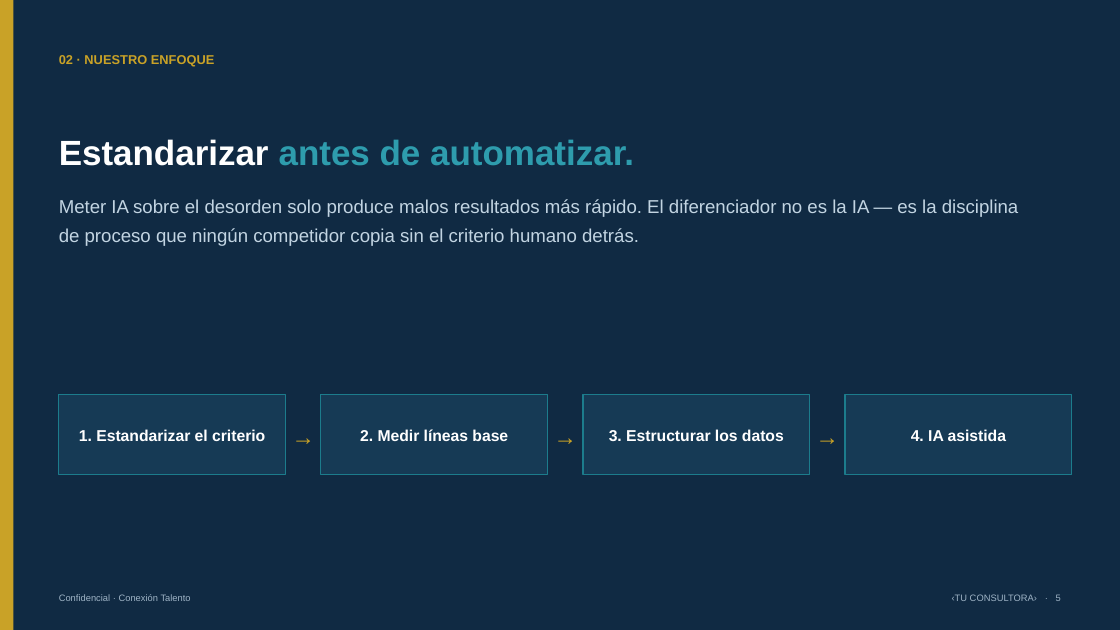
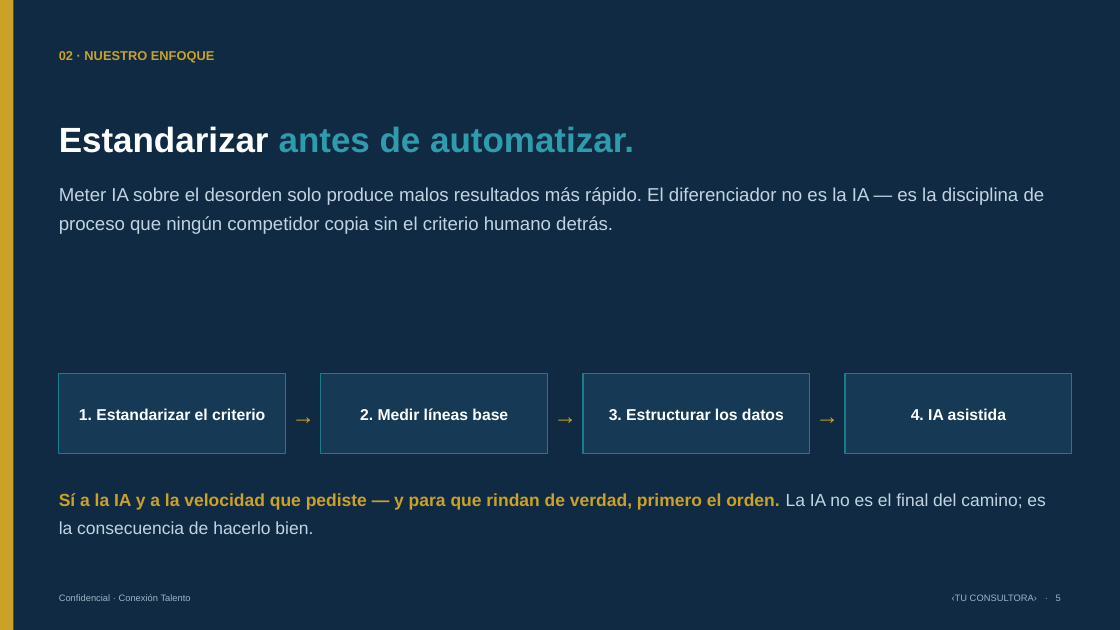
Before and after one commit to vverlaine/conexion-talento-ia, a slide deck: slide 5 of 04-propuesta/Presentacion-Conexion-Talento.pptx. Drawn at 1120x630 pixels with LibreOffice and Linux fonts; fonts in the diff are those of the drawing. Boxes give left, top, right and bottom in pixels: in the first picture for what was removed or moved away, otherwise in the second. Text is boxed around its words. In the diff, an @@ line names an element or a change of style, - is before the commit and + after.

```diff
--- a/04-propuesta/Presentacion-Conexion-Talento.pptx
+++ b/04-propuesta/Presentacion-Conexion-Talento.pptx
@@ text "02 · NUESTRO ENFOQUE": place and size @@
-text "02 · NUESTRO ENFOQUE" at (59,55,215,67)
+text "02 · NUESTRO ENFOQUE" at (59,51,215,63)
@@ text "Estandarizar antes de automatizar." rewrapped from (59,139,1019,246) to (59,126,1045,234) @@
@@ 7 texts, 4 rectangles: place and size @@
-7 texts, 4 rectangles at (59,395,1072,475)
+7 texts, 4 rectangles at (59,374,1072,454)
@@ text added at (59,493,1045,534), 15 pt, text #C9A227, bold @@
+Sí a la IA y a la velocidad que pediste — y para que rindan de verdad, primero el orden. La IA no es el final del camino; es la consecuencia de hacerlo bien.
```
Also in this commit, not shown: 10 other slides changed, 6 slides added, 4 slides removed, 8 other files.
